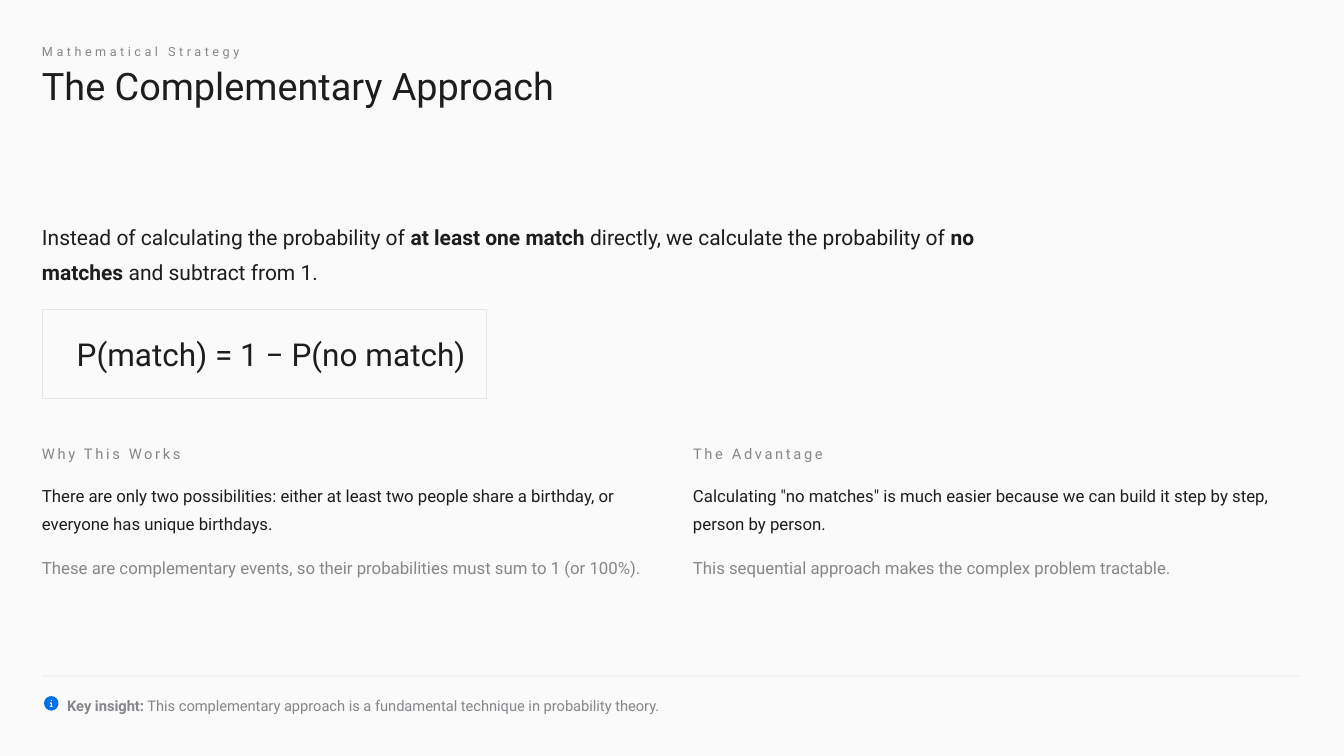
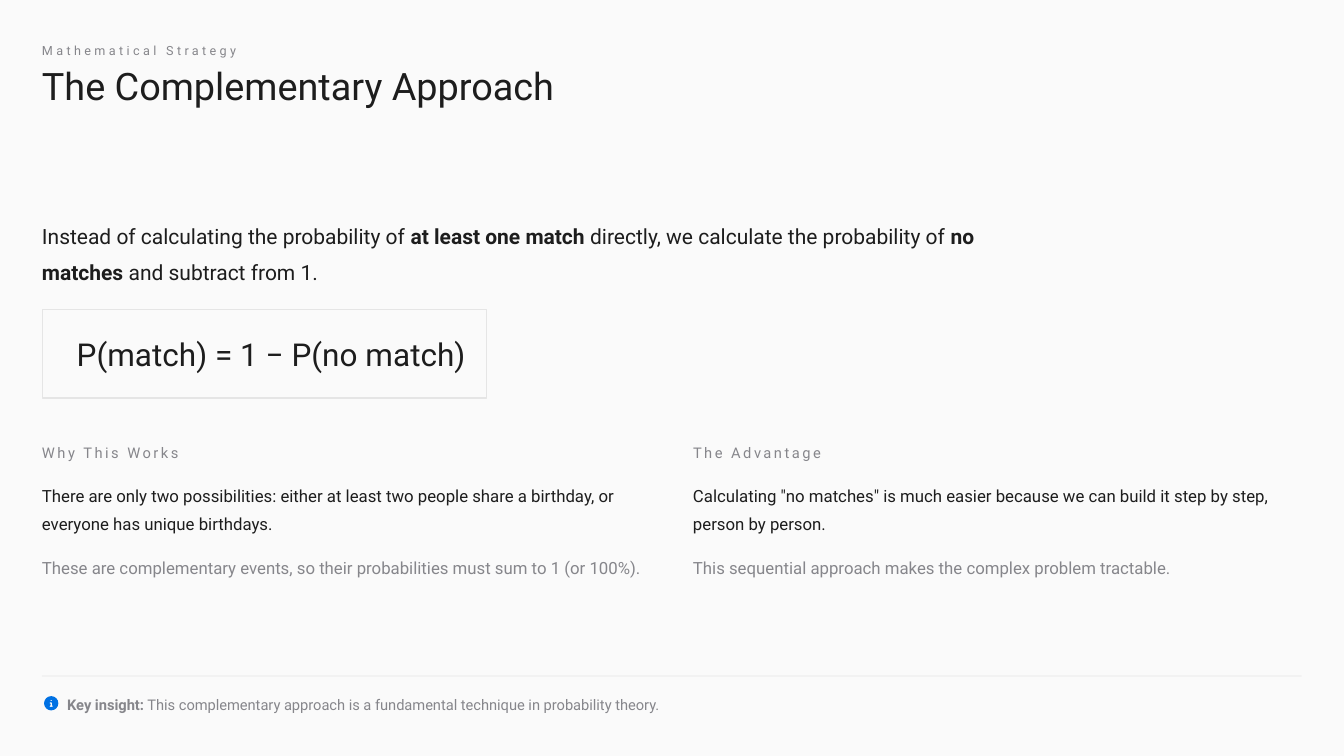
Before and after one commit to mrwwk/DeskCraft, a slide deck: slide 8 of assets/libreoffice_impr_njc/456c4488-c4c4-475f-b671-0556dac8696a/The Birthday Paradox.pptx. Drawn at 1344x756 pixels with LibreOffice and Linux fonts; fonts in the diff are those of the drawing. Boxes give left, top, right and bottom in pixels: in the first picture for what was removed or moved away, otherwise in the second. Text is boxed around its words. In the diff, an @@ line names an element or a change of style, - is before the commit and + after.

```diff
--- a/assets/libreoffice_impr_njc/456c4488-c4c4-475f-b671-0556dac8696a/The Birthday Paradox.pptx
+++ b/assets/libreoffice_impr_njc/456c4488-c4c4-475f-b671-0556dac8696a/The Birthday Paradox.pptx
@@ text "Mathematical Strategy" at (x1=42, y1=45, x2=236, y2=58): letter spacing 2.5 to 2.4 pt @@
@@ text "Why This Works" at (x1=42, y1=447, x2=178, y2=461): letter spacing 1.9 to 1.8 pt @@
@@ text "The Advantage" at (x1=693, y1=447, x2=821, y2=461): letter spacing 1.9 to 1.8 pt @@
```
Also in this commit, not shown: 15 other slides changed, 52 other files.
